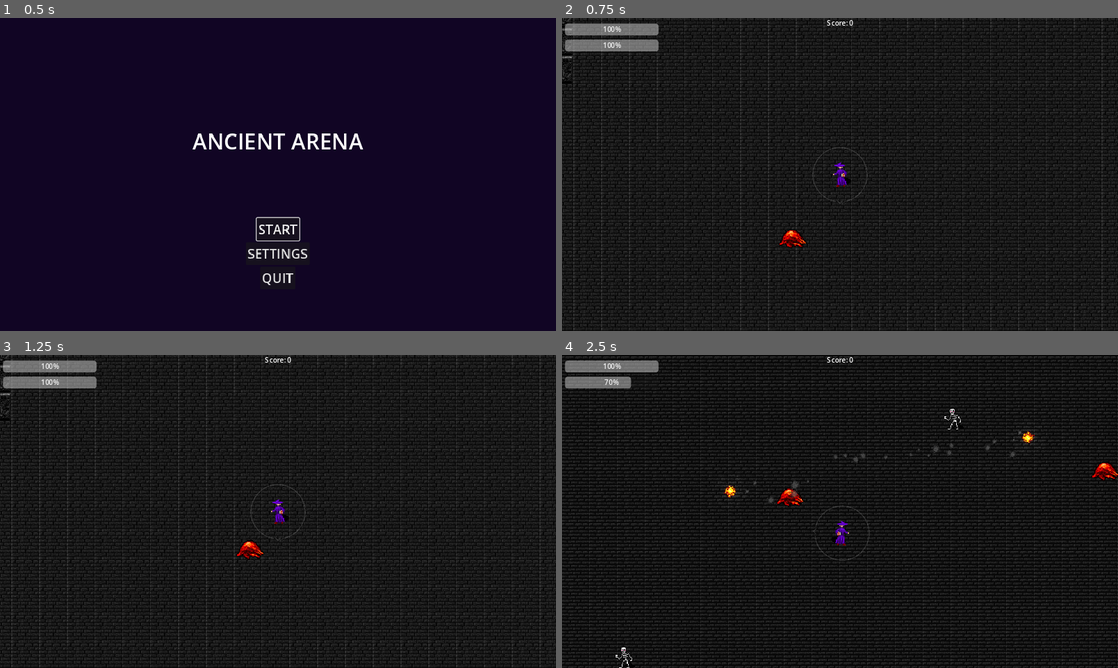
Above: before the commit, frames 1-4 (two rows, left to right).
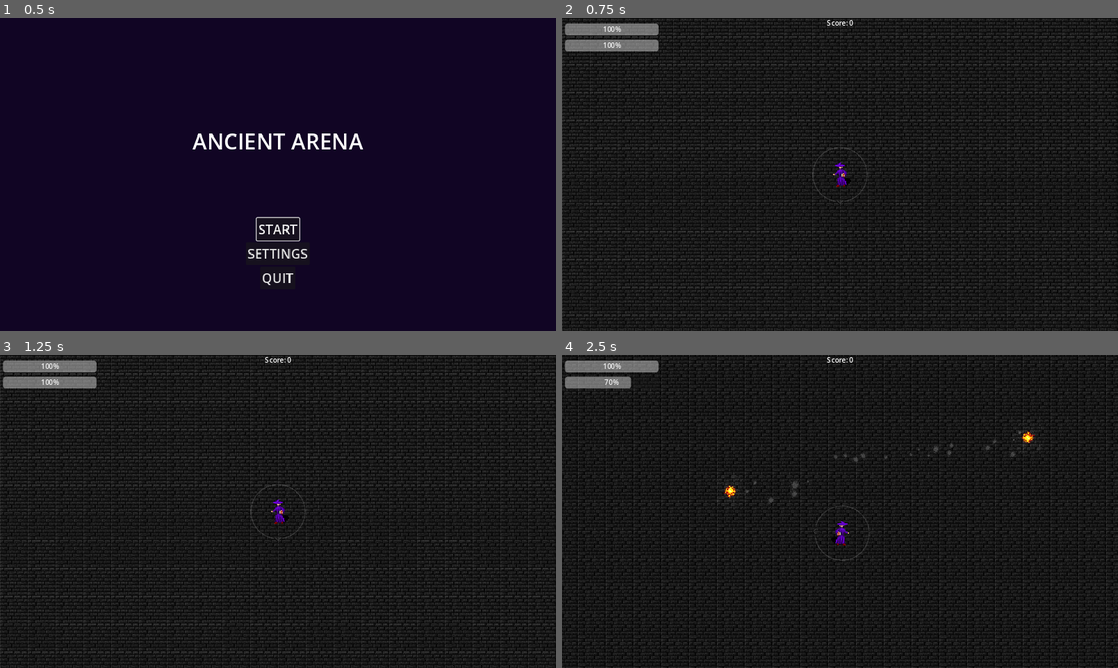
Above: after the commit, the same moments.

Repository: adrianwhatfield/ancient-arena
Game: Godot game, scene res://Scenes/main_menu.tscn
The game is run twice, just before and just after one commit, with the same random seed, the same clock (stepped at 60 frames per second) and the same inputs.
Inputs (mouse positions are in pixels of both pictures, inside the frame that each line leads up to):
- Up to frame 1 (0.5 s): no input
- Up to frame 2 (0.75 s): click "START" at 0.5 s
- Up to frame 3 (1.25 s): no input
- Up to frame 4 (2.5 s): move the mouse to (962, 495) at 1.27 s; hold D (right) 1.28-2.03 s; click (962, 495) at 1.35 s; move the mouse to (728, 527) at 2.02 s; hold S (down) from 2.03 s (still down); click (728, 527) at 2.1 s

Frame 1 is identical in both runs. In frame 2, 22% of the frame differs, in the area x 0-100%, y 0-100%; in frame 3, 22%; in frame 4, 24%.

Commit message:
Add enemy spawning

Diff:
--- a/ancient_arena/Scenes/arena.tscn
+++ b/ancient_arena/Scenes/arena.tscn
@@ -1,11 +1,10 @@
-[gd_scene load_steps=37 format=3 uid="uid://clja8kn4j58oo"]
+[gd_scene load_steps=36 format=3 uid="uid://clja8kn4j58oo"]
 
 [ext_resource type="Script" path="res://Scripts/arena.gd" id="1_pmwn1"]
 [ext_resource type="PackedScene" uid="uid://cwcm5uj6b5dem" path="res://Scenes/player.tscn" id="2_1trim"]
 [ext_resource type="PackedScene" uid="uid://gq16qto2phgm" path="res://Scenes/ui.tscn" id="2_5crim"]
 [ext_resource type="Texture2D" uid="uid://byb0cqwipd75t" path="res://Assets/Art/Walls/shadow_northeast_darker.png" id="3_fun4x"]
 [ext_resource type="AudioStream" uid="uid://djbgya1gxa1ij" path="res://Assets/Sound/hitHurt.wav" id="3_vip8o"]
-[ext_resource type="PackedScene" uid="uid://bar0xw41uh00x" path="res://Scenes/slime.tscn" id="4_105uc"]
 [ext_resource type="AudioStream" uid="uid://daptt78u27c2c" path="res://Assets/Sound/explosion.wav" id="4_e0hfs"]
 [ext_resource type="Texture2D" uid="uid://dq0gn7y65gg2j" path="res://Assets/Art/Walls/shadow_northwest_darker.png" id="4_jnwlw"]
 [ext_resource type="Texture2D" uid="uid://cpg6ti3aw84la" path="res://Assets/Art/Walls/shadow_north_darker.png" id="5_g6vku"]
@@ -20,7 +19,7 @@
 [ext_resource type="Texture2D" uid="uid://by05tcqdpsfyt" path="res://Assets/Art/Floors/floor_vines_2_new.png" id="14_qjfa4"]
 [ext_resource type="Texture2D" uid="uid://dv27c5fw1y7w0" path="res://Assets/Art/Walls/shadow_east_darker.png" id="15_4fx1q"]
 [ext_resource type="Texture2D" uid="uid://dhhnglogub7oo" path="res://Assets/Art/Walls/shadow_east_top_darker.png" id="16_cphde"]
-[ext_resource type="PackedScene" uid="uid://h625sfbbmlac" path="res://Scenes/skeleton.tscn" id="19_1vp7p"]
+[ext_resource type="PackedScene" uid="uid://c8cflvt8r60xu" path="res://Scenes/enemy_spawner.tscn" id="20_and7u"]
 
 [sub_resource type="TileSetAtlasSource" id="TileSetAtlasSource_3yvya"]
 texture = ExtResource("3_fun4x")
@@ -167,34 +166,30 @@
 layer_0/tile_data = PackedInt32Array(-720911, 6, 0, -655375, 6, 0, -589839, 6, 0, -524303, 6, 0, -458767, 6, 0, -393231 …(68565 unchanged characters)…
 
 [node name="Player" parent="." instance=ExtResource("2_1trim")]
-position = Vector2(-173, -183)
 
-[node name="slime" parent="." instance=ExtResource("4_105uc")]
-position = Vector2(-235, -101)
+[node name="EnemySpawner" parent="." instance=ExtResource("20_and7u")]
+position = Vector2(-713, -170)
 
-[node name="skeleton" parent="." instance=ExtResource("19_1vp7p")]
-position = Vector2(-446, 160)
+[node name="EnemySpawner2" parent="." instance=ExtResource("20_and7u")]
+position = Vector2(-714, 184)
 
-[node name="skeleton2" parent="." instance=ExtResource("19_1vp7p")]
-position = Vector2(-732, -132)
+[node name="EnemySpawner3" parent="." instance=ExtResource("20_and7u")]
+position = Vector2(897, -186)
 
-[node name="skeleton3" parent="." instance=ExtResource("19_1vp7p")]
-position = Vector2(713, -155)
+[node name="EnemySpawner4" parent="." instance=ExtResource("20_and7u")]
+position = Vector2(914, 183)
 
-[node name="skeleton4" parent="." instance=ExtResource("19_1vp7p")]
-position = Vector2(719, 188)
+[node name="EnemySpawner5" parent="." instance=ExtResource("20_and7u")]
+position = Vector2(-321, 346)
 
-[node name="slime2" parent="." instance=ExtResource("4_105uc")]
-position = Vector2(335, 155)
+[node name="EnemySpawner6" parent="." instance=ExtResource("20_and7u")]
+position = Vector2(424, 341)
 
-[node name="skeleton5" parent="." instance=ExtResource("19_1vp7p")]
-position = Vector2(238, -332)
+[node name="EnemySpawner7" parent="." instance=ExtResource("20_and7u")]
+position = Vector2(-367, -330)
 
-[node name="slime3" parent="." instance=ExtResource("4_105uc")]
-position = Vector2(386, -196)
-
-[node name="slime4" parent="." instance=ExtResource("4_105uc")]
-position = Vector2(-867, 249)
+[node name="EnemySpawner8" parent="." instance=ExtResource("20_and7u")]
+position = Vector2(499, -338)
 
 [connection signal="player_hit" from="Player" to="." method="_on_player_player_hit"]
 [connection signal="spell_fired" from="Player" to="." method="_on_player_spell_fired"]
--- /dev/null
+++ b/ancient_arena/Scenes/enemy_spawner.tscn
@@ -0,0 +1,12 @@
+[gd_scene load_steps=2 format=3 uid="uid://c8cflvt8r60xu"]
+
+[ext_resource type="Script" path="res://Scripts/EnemySpawner.gd" id="1_kf6h4"]
+
+[node name="EnemySpawner" type="Node2D"]
+script = ExtResource("1_kf6h4")
+
+[node name="Timer" type="Timer" parent="."]
+wait_time = 5.0
+autostart = true
+
+[connection signal="timeout" from="Timer" to="." method="_on_timer_timeout"]
--- a/ancient_arena/Scenes/player.tscn
+++ b/ancient_arena/Scenes/player.tscn
@@ -9,7 +9,7 @@
 height = 28.0
 
 [sub_resource type="RectangleShape2D" id="RectangleShape2D_0kf28"]
-size = Vector2(12, 30)
+size = Vector2(8, 26)
 
 [node name="Player" type="CharacterBody2D"]
 collision_layer = 3
--- /dev/null
+++ b/ancient_arena/Scripts/EnemySpawner.gd
@@ -0,0 +1,18 @@
+extends Node2D
+
+var skeleton_scene = preload("res://Scenes/skeleton.tscn")
+var slime_scene = preload("res://Scenes/slime.tscn")
+
+
+func _on_timer_timeout():
+	var skeleton = skeleton_scene.instantiate()
+	var slime = slime_scene.instantiate()
+
+	var chance = randf()
+
+	if chance <= 0.6:
+		owner.add_child(skeleton)
+		skeleton.transform = global_transform
+	elif chance >= 0.3:
+		owner.add_child(slime)
+		slime.transform = global_transform
